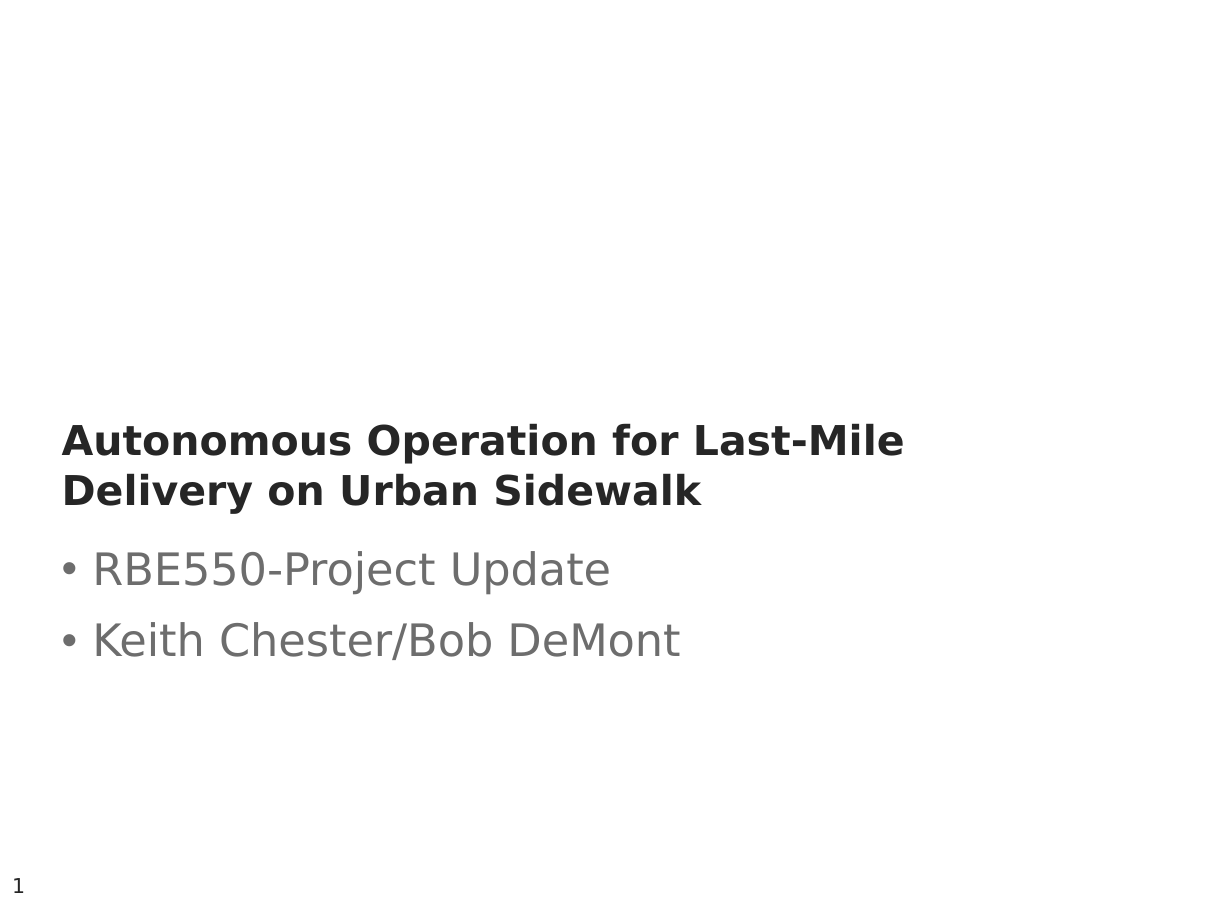
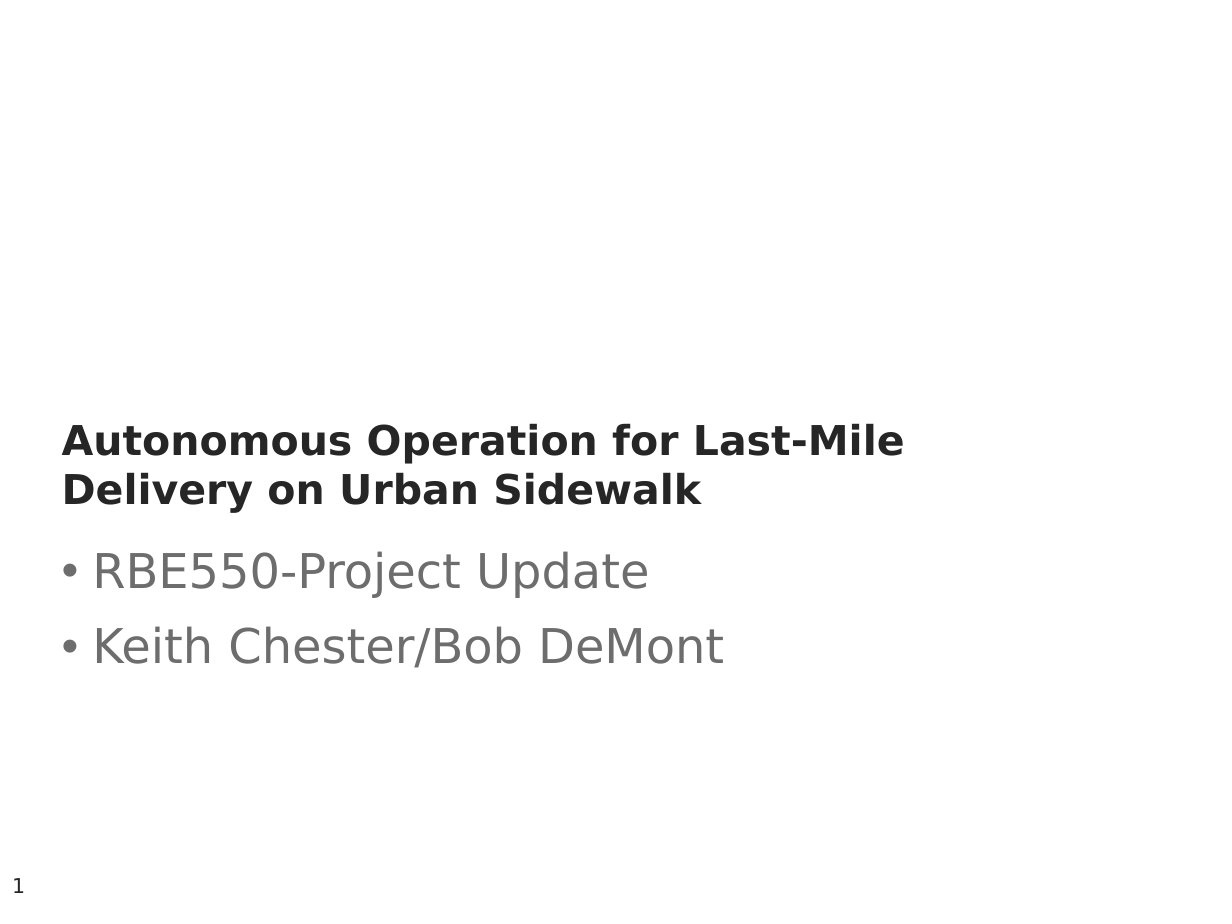
Before and after one commit to hlfshell/rbe550-project, a slide deck: slide 1 of docs/update/ProjUpdate.pptx. Drawn at 1232x924 pixels with LibreOffice and Linux fonts; fonts in the diff are those of the drawing; background and template pictures are left out. Boxes give left, top, right and bottom in pixels: in the first picture for what was removed or moved away, otherwise in the second. Text is boxed around its words. In the diff, an @@ line names an element or a change of style, - is before the commit and + after.

```diff
--- a/docs/update/ProjUpdate.pptx
+++ b/docs/update/ProjUpdate.pptx
@@ subtitle "RBE550-Project Update" at (x1=92, y1=551, x2=724, y2=668): size 26 to 28 pt @@
```
Also in this commit, not shown: 1 other slide changed, 2 slides added, 1 slide removed, 1 other file.
